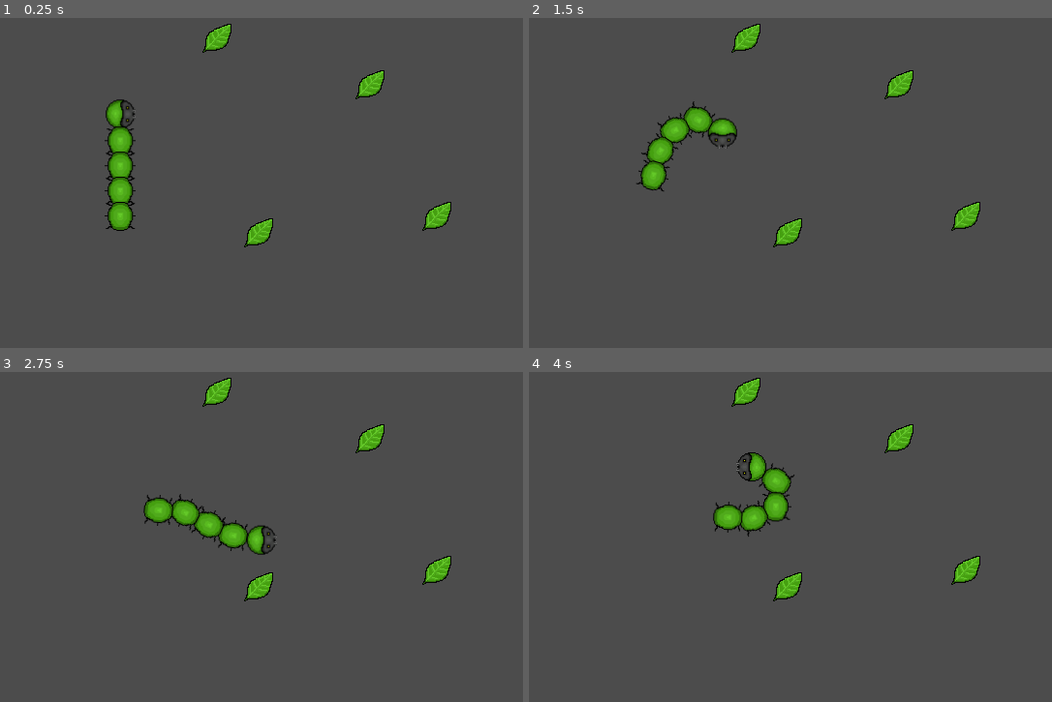
Above: before the commit, frames 1-4 (two rows, left to right).
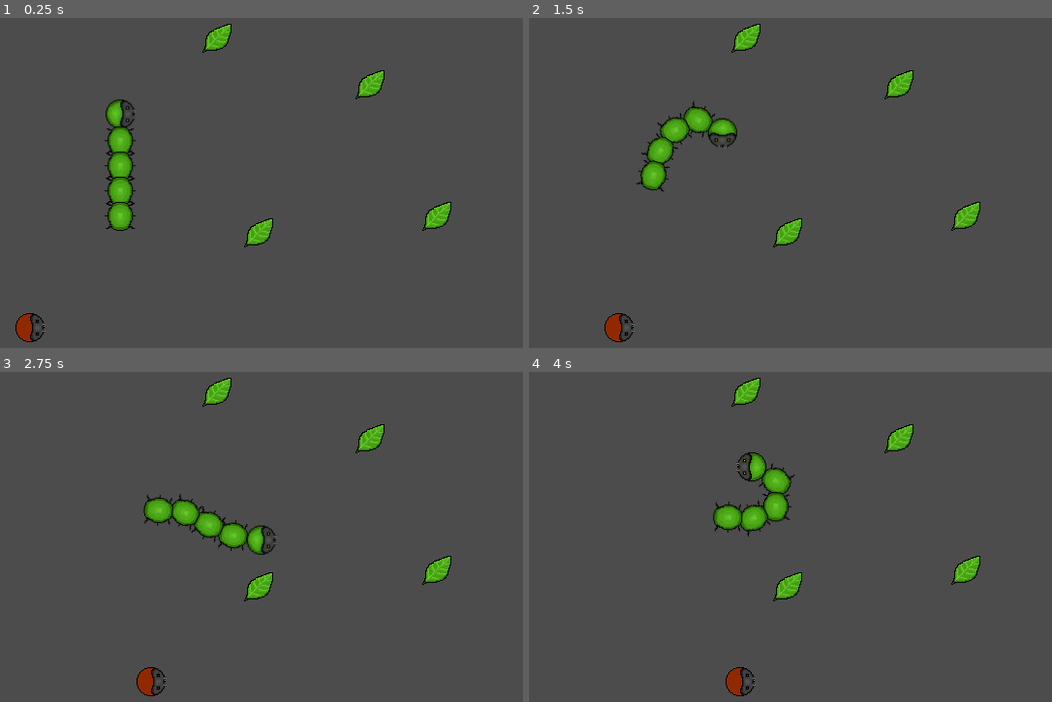
Above: after the commit, the same moments.

Repository: thatnick/grow-grow
Game: Godot game, scene res://scenes/Main.tscn
Same seed, same stepped clock (60 frames per second), same inputs: the game is played once before the commit and once after it.
Inputs:
- Up to frame 1 (0.25 s): no input
- Up to frame 2 (1.5 s): hold Right (ui_right) 0.53-1.28 s; hold Down (ui_down) from 1.28 s (still down)
- Up to frame 3 (2.75 s): release Down (ui_down) at 2.03 s; hold Right (ui_right) from 2.03 s (still down)
- Up to frame 4 (4 s): release Right (ui_right) at 2.78 s; hold Up (ui_up) 2.78-3.53 s; hold Left (ui_left) from 3.53 s (still down)

The runs differ from the first frame. In frame 1, 0.3% of the frame differs, in the area x 2-9%, y 89-99%; in frame 2, 0.3%, in the area x 14-37%, y 39-99%; in frame 3, 0.3%; in frame 4, 0.3%.

Commit message:
Fixed head always rotating back to right if no player input. Added enemy alert zone.

Diff:
--- a/sandbox/TestNICK.tscn
+++ b/sandbox/TestNICK.tscn
@@ -1,27 +1,11 @@
-[gd_scene load_steps=4 format=2]
+[gd_scene load_steps=3 format=2]
 
-[ext_resource path="res://scenes/Head.tscn" type="PackedScene" id=1]
-[ext_resource path="res://scenes/Tail.tscn" type="PackedScene" id=2]
+[ext_resource path="res://scenes/player.tscn" type="PackedScene" id=1]
 [ext_resource path="res://scenes/Collectable.tscn" type="PackedScene" id=3]
 
 [node name="Node" type="Node"]
 
-[node name="player" type="Node" parent="."]
-
-[node name="PhysicHead" parent="player" instance=ExtResource( 1 )]
-position = Vector2( 139, 106 )
-
-[node name="PhysicTail" parent="player" instance=ExtResource( 2 )]
-position = Vector2( 104, 105 )
-
-[node name="PhysicTail2" parent="player" instance=ExtResource( 2 )]
-position = Vector2( 71, 110 )
-
-[node name="PhysicTail3" parent="player" instance=ExtResource( 2 )]
-position = Vector2( 35, 111 )
-
-[node name="PhysicTail4" parent="player" instance=ExtResource( 2 )]
-position = Vector2( 32, 106 )
+[node name="Player" parent="." instance=ExtResource( 1 )]
 
 [node name="Collectable" parent="." instance=ExtResource( 3 )]
 position = Vector2( 300.943, 107.696 )
--- a/scenes/Enemy.gd
+++ b/scenes/Enemy.gd
@@ -1,5 +1,19 @@
 extends KinematicBody2D
+
+var speed = 50
+var velocity = Vector2()
+var dir = Vector2()
 
 # Called when the node enters the scene tree for the first time.
 func _ready():
-	pass
+	velocity = Vector2(speed, 0)
+	rotation = dir.angle()
+
+func _physics_process(delta):
+	var collision = move_and_collide(velocity * delta)
+	if collision:
+		velocity = velocity.bounce(collision.normal)
+		print("Collider name is " + str(collision.collider.name))
+
+func _on_TriggerZone_body_entered(body):
+	print("CATERPILLAR ALERT!!!")
--- a/scenes/Enemy.tscn
+++ b/scenes/Enemy.tscn
@@ -1,11 +1,14 @@
-[gd_scene load_steps=4 format=2]
+[gd_scene load_steps=5 format=2]
 
 [ext_resource path="res://sprites/enemies/EVILCatHead3_singleframe.png" type="Texture" id=1]
 [ext_resource path="res://scenes/Enemy.gd" type="Script" id=2]
 
 [sub_resource type="RectangleShape2D" id=1]
 
-[node name="KinematicBody2D" type="KinematicBody2D"]
+[sub_resource type="CircleShape2D" id=2]
+radius = 64.6152
+
+[node name="Enemy" type="KinematicBody2D"]
 script = ExtResource( 2 )
 
 [node name="CollisionShape2D" type="CollisionShape2D" parent="."]
@@ -13,3 +16,10 @@
 
 [node name="Sprite" type="Sprite" parent="."]
 texture = ExtResource( 1 )
+
+[node name="AlertZone" type="Area2D" parent="."]
+
+[node name="CollisionShape2D" type="CollisionShape2D" parent="AlertZone"]
+shape = SubResource( 2 )
+
+[connection signal="body_entered" from="AlertZone" to="." method="_on_TriggerZone_body_entered"]
--- a/scenes/Head.tscn
+++ b/scenes/Head.tscn
@@ -13,5 +13,4 @@
 shape = SubResource( 1 )
 
 [node name="Sprite" type="Sprite" parent="."]
-rotation = 1.5708
 texture = ExtResource( 2 )
--- a/scenes/Main.tscn
+++ b/scenes/Main.tscn
@@ -1,8 +1,9 @@
-[gd_scene load_steps=4 format=2]
+[gd_scene load_steps=5 format=2]
 
 [ext_resource path="res://scenes/Player.tscn" type="PackedScene" id=1]
 [ext_resource path="res://scenes/Collectable.tscn" type="PackedScene" id=2]
 [ext_resource path="res://scripts/Main.gd" type="Script" id=3]
+[ext_resource path="res://scenes/Enemy.tscn" type="PackedScene" id=4]
 
 [node name="Main" type="Node"]
 script = ExtResource( 3 )
@@ -22,6 +23,9 @@
 [node name="Collectable4" parent="." instance=ExtResource( 2 )]
 position = Vector2( 502.105, 239.765 )
 
+[node name="Enemy" parent="." instance=ExtResource( 4 )]
+position = Vector2( 68.2559, 356.247 )
+
 [connection signal="collected" from="Collectable" to="Player" method="_on_Collectable_collected"]
 [connection signal="collected" from="Collectable2" to="Player" method="_on_Collectable_collected"]
 [connection signal="collected" from="Collectable3" to="Player" method="_on_Collectable_collected"]
--- a/scenes/Tail.tscn
+++ b/scenes/Tail.tscn
@@ -13,5 +13,4 @@
 shape = SubResource( 1 )
 
 [node name="Sprite" type="Sprite" parent="."]
-rotation = 1.5708
 texture = ExtResource( 2 )
--- a/scenes/player.tscn
+++ b/scenes/player.tscn
@@ -4,7 +4,7 @@
 [ext_resource path="res://scenes/Head.tscn" type="PackedScene" id=2]
 [ext_resource path="res://scripts/Player.gd" type="Script" id=3]
 
-[node name="player" type="Node2D"]
+[node name="player2" type="Node2D"]
 position = Vector2( 0, 2 )
 script = ExtResource( 3 )
 
--- a/scripts/Head.gd
+++ b/scripts/Head.gd
@@ -1,13 +1,27 @@
 extends KinematicBody2D
 
 var velocity = Vector2(0, 0)
-var direction = Vector2(0,0)
+var direction = Vector2().angle()
 const SPEED = 100
 
+func get_input():
+	velocity = Vector2()
+	if Input.is_action_pressed("ui_right"):
+		velocity.x += 1
+		direction = velocity.angle()
+	if Input.is_action_pressed("ui_left"):
+		velocity.x -= 1
+		direction = velocity.angle()
+	if Input.is_action_pressed("ui_down"):
+		velocity.y += 1
+		direction = velocity.angle()
+	if Input.is_action_pressed("ui_up"):
+		velocity.y -= 1
+		direction = velocity.angle()
+	velocity = velocity.normalized() * SPEED
+
 func _physics_process(delta):
-	velocity.x = Input.get_action_strength("ui_right") - Input.get_action_strength("ui_left")
-	velocity.y = Input.get_action_strength("ui_down") - Input.get_action_strength("ui_up")
+	get_input()
+	velocity = move_and_slide(velocity)
 
-
-	set_rotation(velocity.angle())
-	velocity = move_and_slide(velocity.normalized() * SPEED)
+	set_rotation(direction)
--- a/scripts/player.gd
+++ b/scripts/player.gd
@@ -14,11 +14,8 @@
 	add_tail()
 
 func add_tail():
-	print("added tail")
 	var new_tail = tail.instance()
 	var last_tail = get_child(get_child_count() - 1)
-	print(str(last_tail.name))
-	var offset = Vector2(cos(last_tail.rotation + PI), sin(last_tail.rotation +PI)) * 32
-	print(offset)
+	var offset = Vector2(cos(last_tail.rotation + PI), sin(last_tail.rotation + PI)) * 32
 	new_tail.position = last_tail.position + offset
 	add_child(new_tail)
Binary file changed: sprites/enemies/EVILCatHead3_singleframe.png
Binary file changed: sprites/player/CatBody_singleframe.png
Binary file changed: sprites/player/CatHead3_singleframe.png
